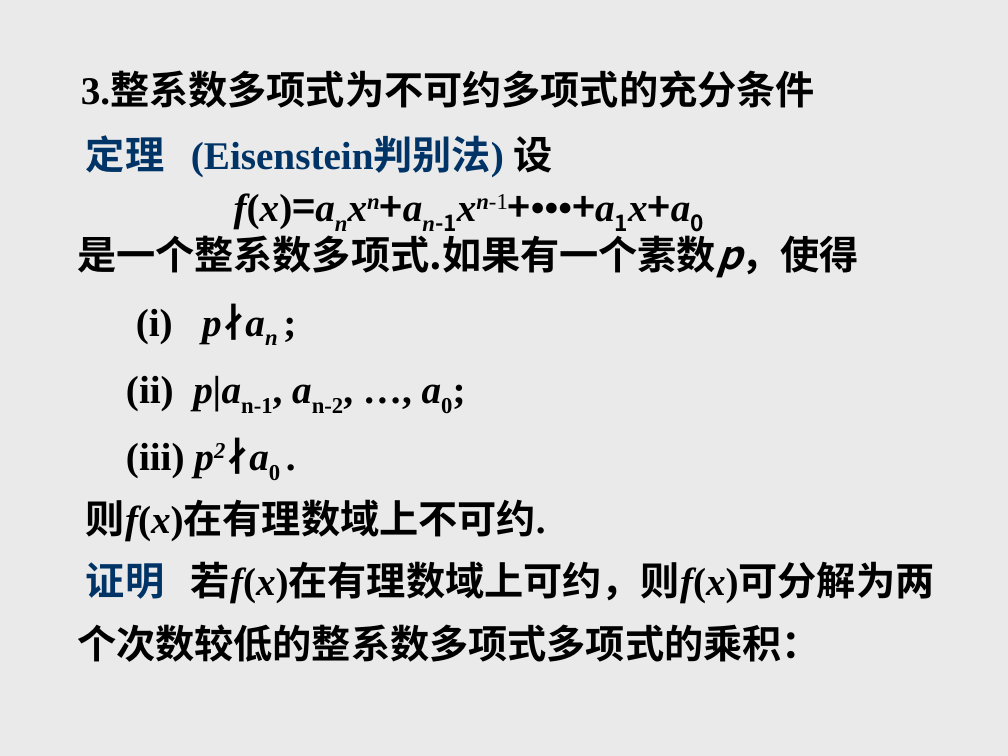
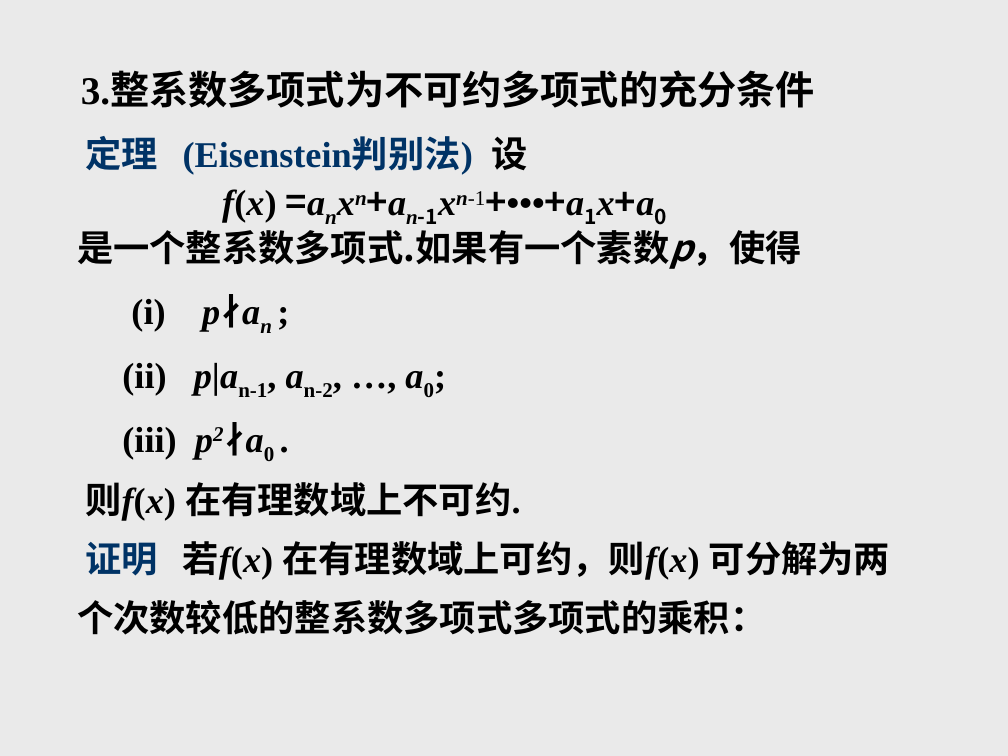
Before and after one commit to zhangbiaomath/zhangbiaomath.github.io, a slide deck: slide 106 of teaching/高等代数/课件/第1章-多项式.ppt. Drawn at 1008x756 pixels with LibreOffice and Linux fonts; fonts in the diff are those of the drawing. Boxes give left, top, right and bottom in pixels: in the first picture for what was removed or moved away, otherwise in the second. Text is boxed around its words. In the diff, an @@ line names an element or a change of style, - is before the commit and + after.

```diff
--- a/teaching/高等代数/课件/第1章-多项式.ppt
+++ b/teaching/高等代数/课件/第1章-多项式.ppt
@@ text at [77, 136, 802, 635]: size 28 to 25.9 pt in "定理 (Eisenstein判别法) 设", "是一个整系数多项式.如果有一个素数p，使得", "(i) p∤an ;", "(ii) p|an-1, an-2, …, a0;" and 2 more places @@
@@ text at [222, 189, 438, 224]: text changed; size 28 to 25.9 pt @@
-f(x)=anxn+an-1xn-1+•••+a1x+a0
+f(x) =anxn+an-1xn-1+•••+a1x+a0
@@ text at [85, 482, 890, 580]: text changed; size 28 to 25.9 pt @@
-则f(x)在有理数域上不可约.
-证明 若f(x)在有理数域上可约，则f(x)可分解为两
+则f(x) 在有理数域上不可约.
+证明 若f(x) 在有理数域上可约，则f(x) 可分解为两
```
Also in this commit, not shown: 102 other slides changed.
